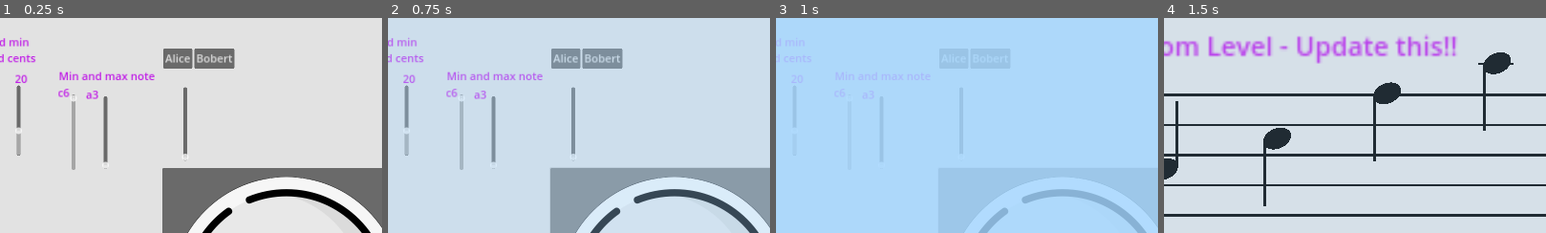
Above: before the commit, frames 1-4 (left to right).
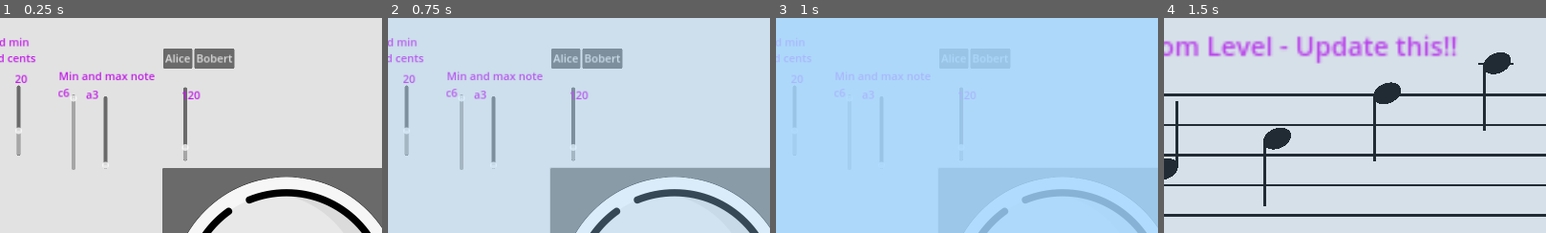
Above: after the commit, the same moments.

Repository: Sniggiho/COMP225-Reluna
Game: Godot game, scene res://Scenes/FreeplaySettingsMenu/FreeplaySettingsMenu.tscn
Two runs of this game, one before a commit and one after it. Both use one fixed random seed, a clock stepped at 60 frames per second and the inputs below. This scene is started directly instead of the project's main scene.
Inputs (mouse positions are % of the whole screen's width and height, from its top left):
- Up to frame 1 (0.25 s): no input
- Up to frame 2 (0.75 s): click (74, 66) at 0.5 s
- Up to frame 3 (1 s): no input
- Up to frame 4 (1.5 s): click (93, 88) at 1.27 s
The pictures show only the part of the screen within x 37-87%, y 2-52%; the shares and areas given below are measured in that part.

The runs differ from the first frame. In frame 1, 0.2% of the frame differs, in the area x 47-53%, y 33-67%; in frame 2, 0.2%; in frame 3, less than 0.1%; in frame 4, nothing differs.

Commit message:
BPM slider added

Diff:
--- /dev/null
+++ b/Project/Scenes/FreeplaySettingsMenu/BPM.gd
@@ -0,0 +1,22 @@
+extends VSlider
+
+var text : RichTextLabel = RichTextLabel.new()
+
+# Called when the node enters the scene tree for the first time.
+func _ready():
+	text.size = Vector2(100, 100)
+	text.mouse_filter = Control.MOUSE_FILTER_IGNORE
+	add_child(text)
+
+	if GLevelData.valid:
+		value = GLevelData.bpm
+
+	text.text = str(value)
+	GLevelData.bpm = int(value)
+
+
+## PASSED FROM SELF
+func _on_value_changed(passedValue):
+	text.text = str(passedValue)
+	GLevelData.bpm = int(passedValue)
+	print(GLevelData.bpm)
--- a/Project/Scenes/FreeplaySettingsMenu/FreeplaySettingsMenu.gd
+++ b/Project/Scenes/FreeplaySettingsMenu/FreeplaySettingsMenu.gd
@@ -15,7 +15,6 @@
 
 func _on_button_pressed():
 	GLevelData.tutorial = false
-	GLevelData.bpm = 120
 	GLevelData.prevScene = "res://Scenes/FreeplaySettingsMenu/FreeplaySettingsMenu.tscn"
 	GLevelData.valid = true
 	SceneTransition.change_scene("res://Scenes/firstScene.tscn")
--- a/Project/Scenes/FreeplaySettingsMenu/FreeplaySettingsMenu.tscn
+++ b/Project/Scenes/FreeplaySettingsMenu/FreeplaySettingsMenu.tscn
@@ -10,6 +10,7 @@
 [ext_resource type="Texture2D" uid="uid://b8vml561x4g7f" path="res://TempImage/cartoonPlayButton.png" id="7_u3omm"]
 [ext_resource type="Script" path="res://Scenes/FreeplaySettingsMenu/MinNote.gd" id="9_vy4th"]
 [ext_resource type="Script" path="res://Scenes/FreeplaySettingsMenu/MaxNote.gd" id="10_dyvte"]
+[ext_resource type="Script" path="res://Scenes/FreeplaySettingsMenu/BPM.gd" id="11_lxjt2"]
 
 [node name="FreeplaySettingsMenu" type="Node2D"]
 script = ExtResource("1_qg26p")
@@ -133,7 +134,8 @@
 min_value = 100.0
 max_value = 240.0
 step = 5.0
-value = 100.0
+value = 120.0
+script = ExtResource("11_lxjt2")
 
 [connection signal="item_selected" from="DetuneDirection" to="DetuneDirection" method="_on_item_selected"]
 [connection signal="drag_ended" from="NumNotes" to="NumDetuned" method="_on_num_notes_drag_ended"]
@@ -148,3 +150,4 @@
 [connection signal="value_changed" from="MinNote" to="MaxNote" method="_on_min_note_value_changed"]
 [connection signal="value_changed" from="MaxNote" to="MinNote" method="_on_max_note_value_changed"]
 [connection signal="value_changed" from="MaxNote" to="MaxNote" method="_on_value_changed"]
+[connection signal="value_changed" from="BPM" to="BPM" method="_on_value_changed"]
--- a/Project/Scenes/LevelManager/LevelManager.gd
+++ b/Project/Scenes/LevelManager/LevelManager.gd
@@ -184,6 +184,7 @@
 		musicStaff.setNotesBPM(GLevelData.numNotes, GLevelData.bpm) # TODO this gets moved outside conditional
 	else:
 		# TODO: update this to use GLevelData
+#		bpm = GLevelData.bpm
 		numNotes = GLevelData.numNotes
 		numOutOfTune = GLevelData.numDetunedNotes
 		minDetuneCents = GLevelData.minDetuneCents
@@ -193,6 +194,7 @@
 		detuneDirection = GLevelData.detuneDir
 		createListOfDetunedNotes(GLevelData.numNotes)
 		createTuneCreator(false)
+		print(GLevelData.bpm)
 		musicStaff.setNotesBPM(GLevelData.numNotes, GLevelData.bpm)
 
 
Not shown: 1 places in Project/Scenes/FreeplaySettingsMenu/FreeplaySettingsMenu.tscn that only renumber resources
